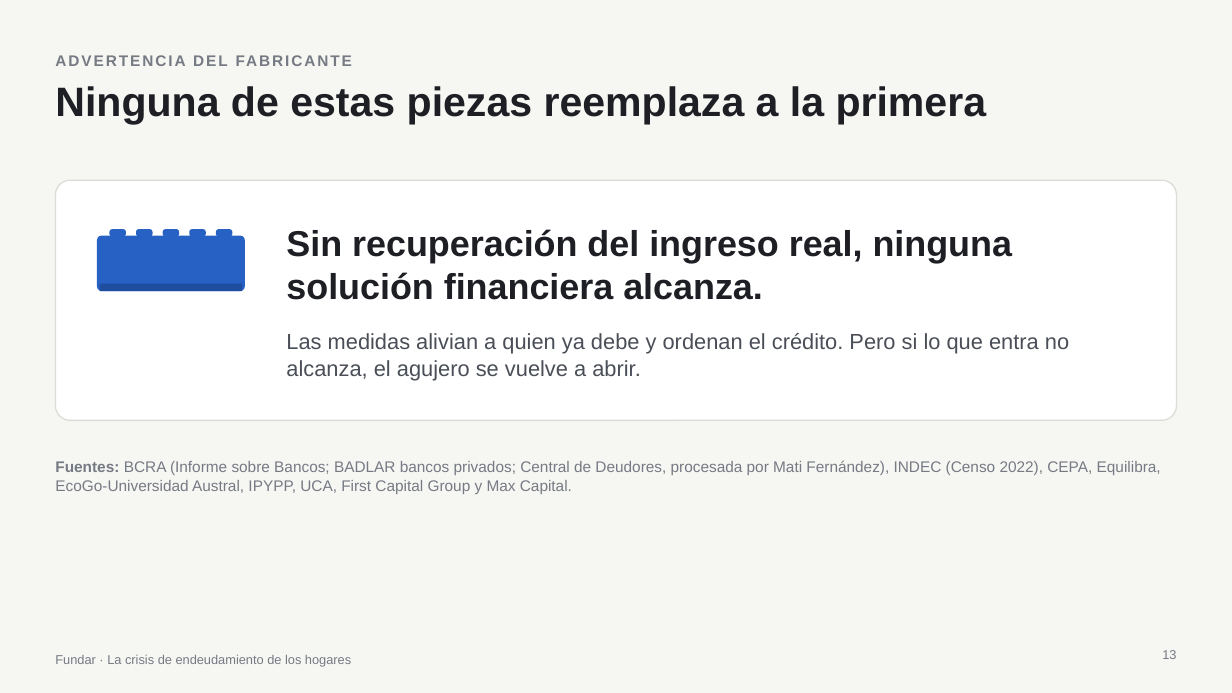
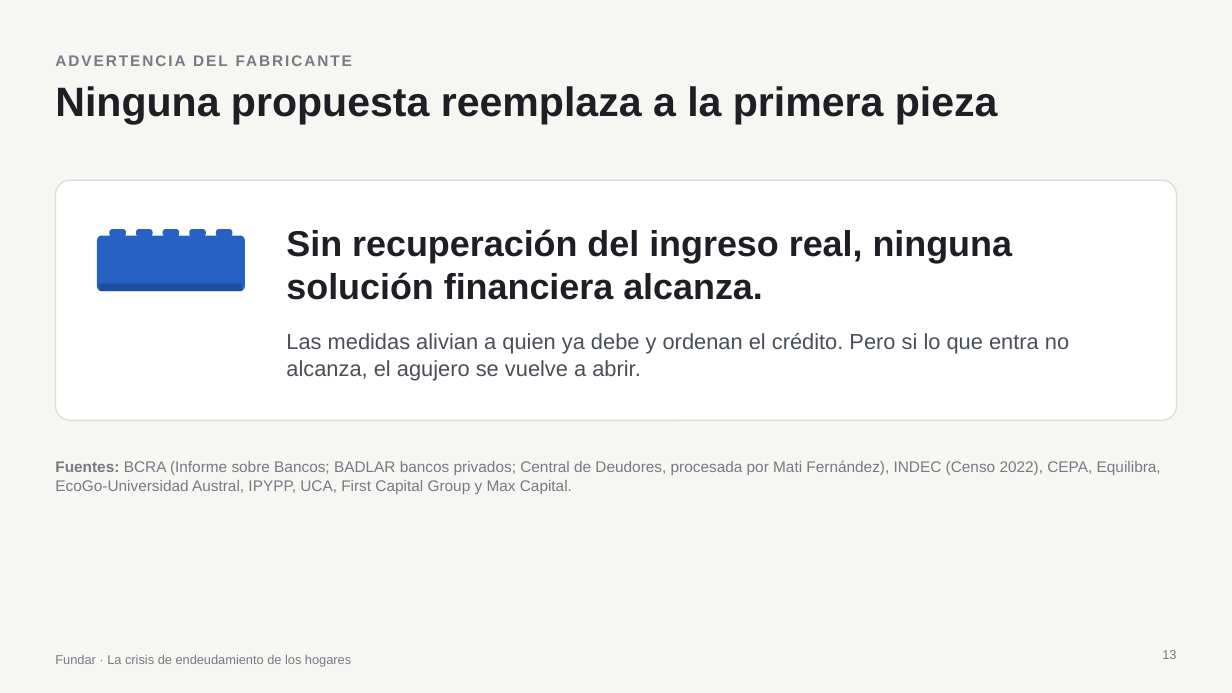
Before and after one commit to elibman36/precios-uber-aeropuertos, a slide deck: slide 13 of presentaciones/crisis_fundar_ladrillos.pptx. Drawn at 1232x693 pixels with LibreOffice and Linux fonts; fonts in the diff are those of the drawing. Boxes give left, top, right and bottom in pixels: in the first picture for what was removed or moved away, otherwise in the second. Text is boxed around its words. In the diff, an @@ line names an element or a change of style, - is before the commit and + after.

```diff
--- a/presentaciones/crisis_fundar_ladrillos.pptx
+++ b/presentaciones/crisis_fundar_ladrillos.pptx
@@ title at <box>55,86,998,125</box>: text changed @@
-Ninguna de estas piezas reemplaza a la primera
+Ninguna propuesta reemplaza a la primera pieza
```
Also in this commit, not shown: 2 other slides changed, 1 other file.
